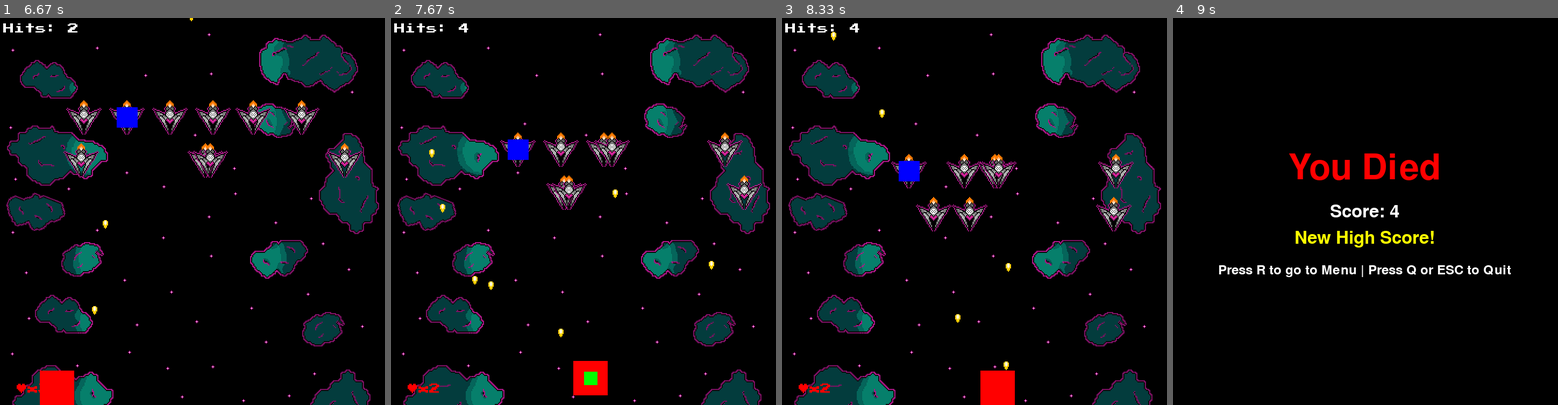
Above: before the commit, frames 1-4 (left to right).
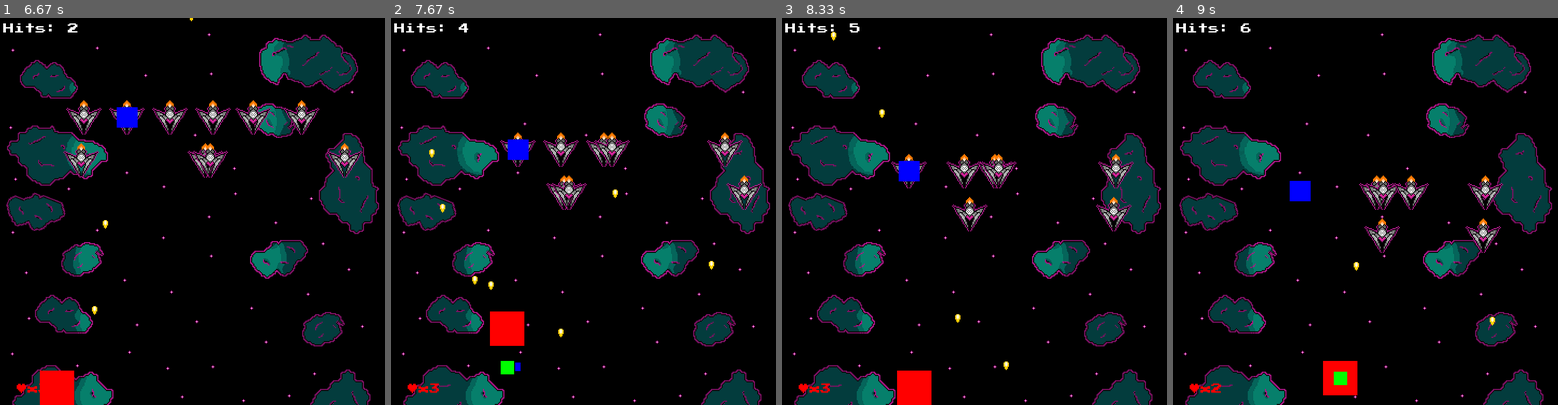
Above: after the commit, the same moments.

Repository: software-engineering-game/pygame-game
Game: pygame game, started from main.py
The game is run twice, just before and just after one commit, with the same random seed, the same clock (stepped at 60 frames per second) and the same inputs.
Inputs:
- Up to frame 1 (6.67 s): tap Enter at 0.33 s; tap Space at 0.67, 1.4, 1.7, 2.23, 2.63, 2.93, 5.03, 5.33, 5.53, 5.83, 6.1, 6.43 s; tap T at 1, 1.83 s; hold Down 1.33-1.8 s; hold Up 2.17-2.53 s; hold Left 5.47-6 s; hold Down 6.03-6.33 s; hold Left from 6.37 s (still down)
- Up to frame 2 (7.67 s): tap Space at 6.73, 6.87, 7.27, 7.57 s; release Left at 6.77 s; hold Up 6.8-7.17 s; hold Right from 7.2 s (still down)
- Up to frame 3 (8.33 s): release Right at 7.83 s; hold Down 7.87-8.23 s; tap Space at 7.93 s; hold Left from 8.27 s (still down)
- Up to frame 4 (9 s): tap Space at 8.33, 8.63 s; release Left at 8.73 s

Frame 1 is identical in both runs. In frame 2, 1.8% of the frame differs, in the area x 9-57%, y 75-98%; in frame 3, 1.9%; in frame 4, 21%, in the area x 0-99%, y 1-100%.

Commit message:
Hitbox Collisions working
Does not however delete the bullets when they collide

Diff:
--- a/states/entities.py
+++ b/states/entities.py
@@ -57,7 +57,7 @@
         # Bounding Box
         self.rect = self.image.get_rect(center=start_pos)
         # Hitbox
-        self.hitbox = self.rect.scale_by(1)
+        self.hitbox = self.rect
 
         self.speed = speed
         self.x_direct = direct[0] # Should be set to 0, 1, or -1
@@ -66,6 +66,8 @@
     def update(self):
         self.rect.x += self.x_direct * self.speed
         self.rect.y += self.y_direct * self.speed
+        #self.hitbox.x += self.x_direct * self.speed
+        #self.hitbox.y += self.y_direct * self.speed
         # Remove bullet if it goes off screen
         if self.rect.bottom < 0:
             self.kill()
@@ -94,8 +96,9 @@
         pass
 
     def check_collisions(self, rect_list):
-        if self.hitbox.collidelist(rect_list) > -1:
-            return True
+        collision_index = self.hitbox.collidelist(rect_list)
+        if collision_index > -1:
+            return collision_index
         return False
 
     def update(self, keys):
--- a/states/game_state.py
+++ b/states/game_state.py
@@ -48,6 +48,7 @@
         )
 
         self.enemy_hitboxes = utils.extract_hitboxes(self.enemy_ships)
+        self.bullet_hitboxes = []
 
         # Spawning Player with class Player_Auto
         self.player_speed = 5
@@ -113,18 +114,22 @@
 
                 if enemy.can_shoot:
                     enemy.shoot(self.enemy_bullets)
-
-        # If enemy touches player or if enemy bullet hits player
-        if (self.player.check_collisions(self.enemy_hitboxes) or pygame.sprite.spritecollide(self.player, self.enemy_bullets, True)):
+                    self.bullet_hitboxes = utils.extract_hitboxes(self.enemy_bullets)
+
+        # If enemy touches player or enemy bullet hits player
+        if (self.player.check_collisions(self.enemy_hitboxes) or self.player.check_collisions(self.bullet_hitboxes)):
             if hasattr(app, "testing") and app.testing:
                 app.change_state(DeathState("You Died", self.enemy_hit_count))
                 return
 
+            #placeholder, self.player.check_collisions(self.bullet_hitboxes)
+
             self.lives -= 1
             self.player.rect.center = self.player_start_pos
             self.player.hitbox.center = self.player_start_pos
 
-            if self.lives <= 0:
+        # If lives reaches zero
+        if self.lives <= 0:
                 #sfx_player_boom = pygame.mixer.Sound("assets/sfx/p_boom.wav")
                 #pygame.mixer.Sound.play(sfx_player_boom)
                 app.change_state(DeathState("You Died", self.enemy_hit_count))
@@ -186,6 +191,8 @@
         pygame.draw.rect(screen, (255,0,0), self.player.rect)
         pygame.draw.rect(screen, (0,255,0), self.player.hitbox)
         pygame.draw.rect(screen, (0,0,255), self.enemy_hitboxes[1])
+        if len(self.bullet_hitboxes) > 0:
+            pygame.draw.rect(screen, (0,0,255), self.bullet_hitboxes[0])
 
         # Draw hit counter
         font = pygame.font.Font(font_file, 20)
--- a/states/utils.py
+++ b/states/utils.py
@@ -72,11 +72,14 @@
     except (FileNotFoundError, json.JSONDecodeError, KeyError):
         return 0
 
+# Parses string into an enemy class
 def parse_enemy_type(enemy_type):
-    if (enemy_type == "Basic_Enemy"):
+    if (enemy_type == "Swarm_Enemy"):
+        return entities.Swarm_Enemy
+    elif (enemy_type == "Bomber_Enemy"):
+        return entities.Bomber_Enemy
+    else:
         return entities.Basic_Enemy
-
-    pass
 
 def spawn_enemy_wave(enemy_type, enemy_group, frames, corner_pos, size, spacing):
     for j in range(size[1]):     # Rows
@@ -98,10 +101,8 @@
     # Spawns enemy waves
     # Loops for however many waves there are
     for wav_index in range(len(level["waves"])):
-
-        #needs to parse enemy types from level_data somehow
+        # Parses enemy type from level_data.json
         parse_enemy_type(level["waves"][wav_index]["enemy_type"])
-
 
         spawn_enemy_wave(
             enemy_type=temp_type,
